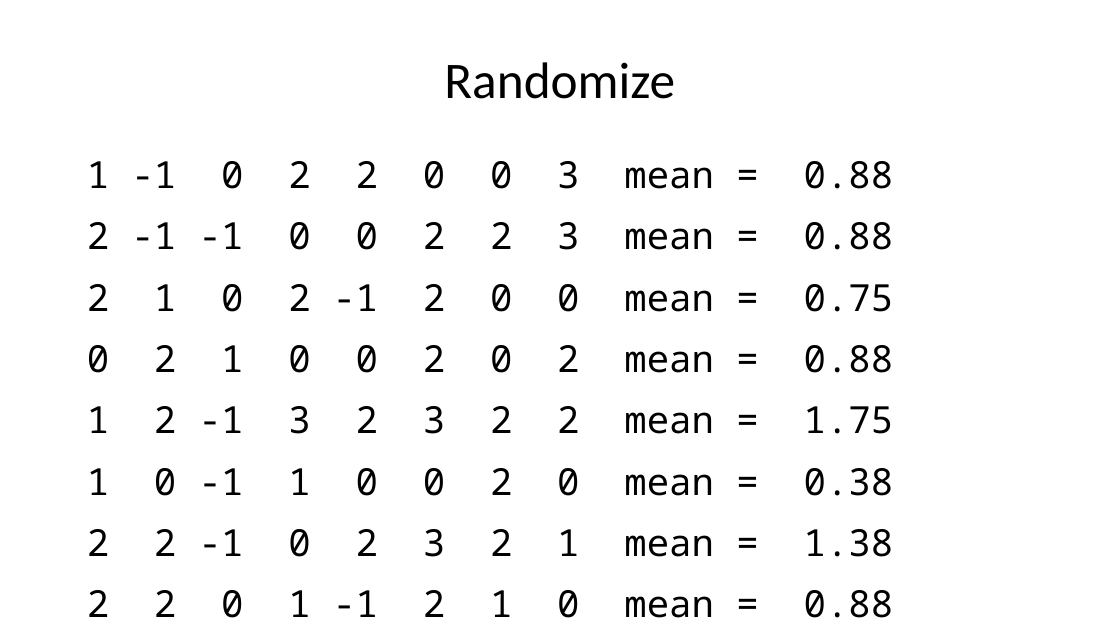
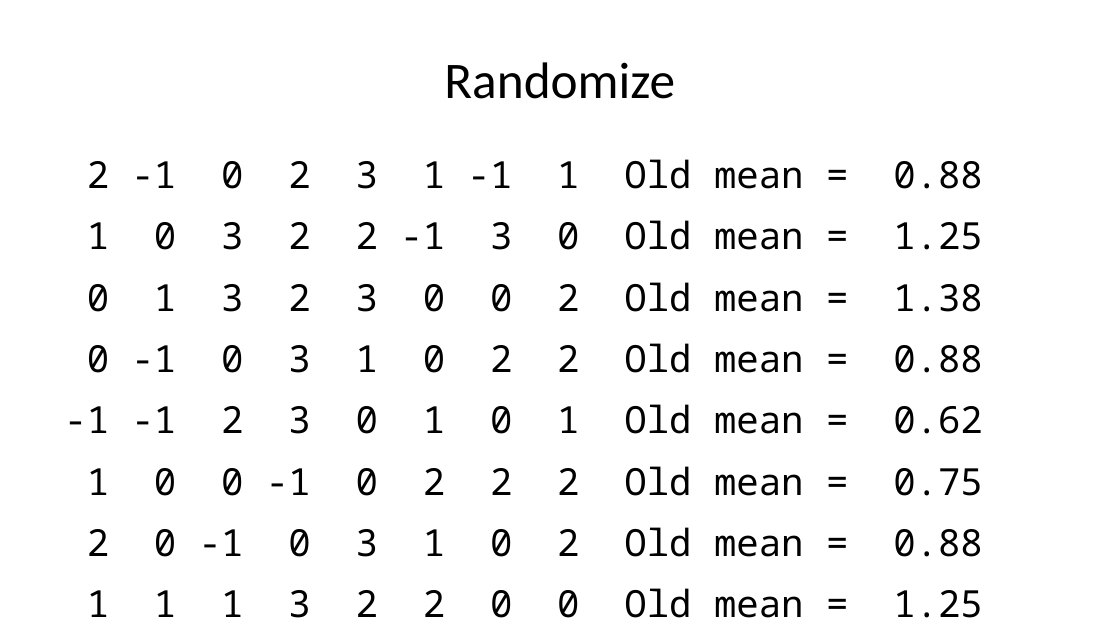
Before and after one commit to pmean/talks, a slide deck: slide 60 of exact-tests/results/exact-and-randomization-tests.pptx. Drawn at 1120x630 pixels with LibreOffice and Linux fonts; fonts in the diff are those of the drawing. Boxes give left, top, right and bottom in pixels: in the first picture for what was removed or moved away, otherwise in the second. Text is boxed around its words. In the diff, an @@ line names an element or a change of style, - is before the commit and + after.

```diff
--- a/exact-tests/results/exact-and-randomization-tests.pptx
+++ b/exact-tests/results/exact-and-randomization-tests.pptx
@@ text at bbox=[64, 159, 983, 618]: text changed @@
-1 -1 0 2 2 0 0 3 mean = 0.88
-2 -1 -1 0 0 2 2 3 mean = 0.88
-2 1 0 2 -1 2 0 0 mean = 0.75
-0 2 1 0 0 2 0 2 mean = 0.88
-1 2 -1 3 2 3 2 2 mean = 1.75
-1 0 -1 1 0 0 2 0 mean = 0.38
-2 2 -1 0 2 3 2 1 mean = 1.38
-2 2 0 1 -1 2 1 0 mean = 0.88
--1 3 3 2 2 2 1 1 mean = 1.62
+2 -1 0 2 3 1 -1 1 Old mean = 0.88
+1 0 3 2 2 -1 3 0 Old mean = 1.25
+0 1 3 2 3 0 0 2 Old mean = 1.38
+0 -1 0 3 1 0 2 2 Old mean = 0.88
+-1 -1 2 3 0 1 0 1 Old mean = 0.62
+1 0 0 -1 0 2 2 2 Old mean = 0.75
+2 0 -1 0 3 1 0 2 Old mean = 0.88
+1 1 1 3 2 2 0 0 Old mean = 1.25
+1 -1 2 3 0 -1 2 2 Old mean = 1
```
Also in this commit, not shown: 11 other slides changed, 2 slides added, 3 slides removed, 3 other files.
